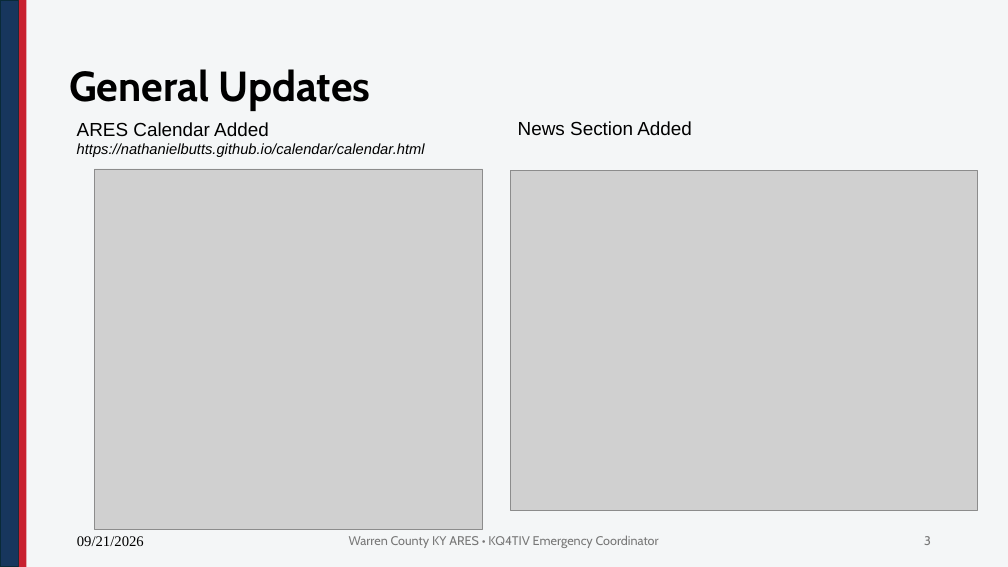
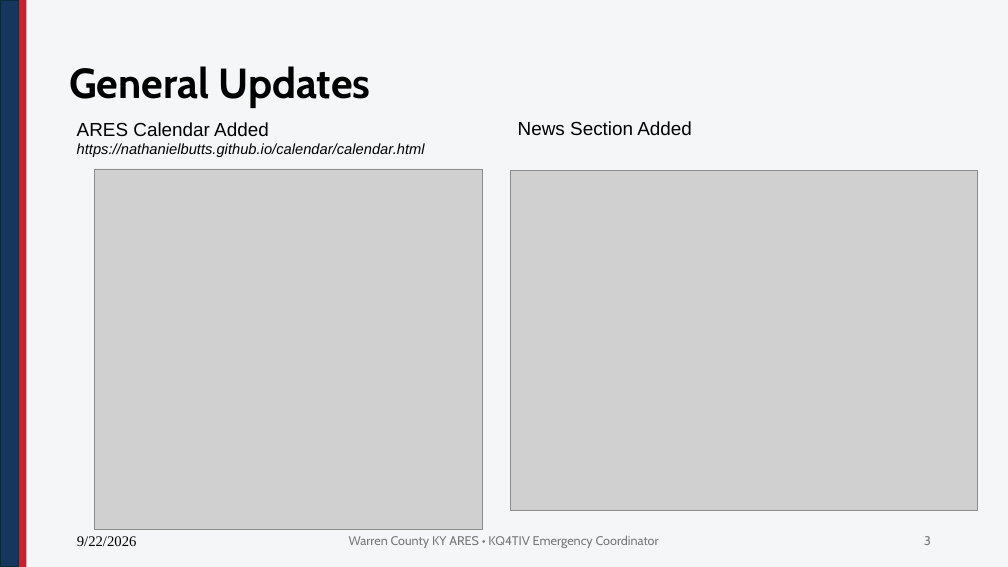
Before and after one commit to nathanielbutts/nathanielbutts.github.io, a slide deck: slide 3 of documents/meetings/KCARC Meeting 20260922.pptx. Drawn at 1008x567 pixels with LibreOffice and Linux fonts; fonts in the diff are those of the drawing; grey boxes stand for pictures; background and template pictures are left out. Boxes give left, top, right and bottom in pixels: in the first picture for what was removed or moved away, otherwise in the second. Text is boxed around its words. In the diff, an @@ line names an element or a change of style, - is before the commit and + after.

```diff
--- a/documents/meetings/KCARC Meeting 20260922.pptx
+++ b/documents/meetings/KCARC Meeting 20260922.pptx
@@ title "General Updates" at (x1=69, y1=66, x2=371, y2=108): line spacing 1 to 0.9 @@
@@ text at (x1=77, y1=536, x2=137, y2=546): text changed @@
-09/21/2026
+9/22/2026
```
Also in this commit, not shown: 8 other slides changed.
